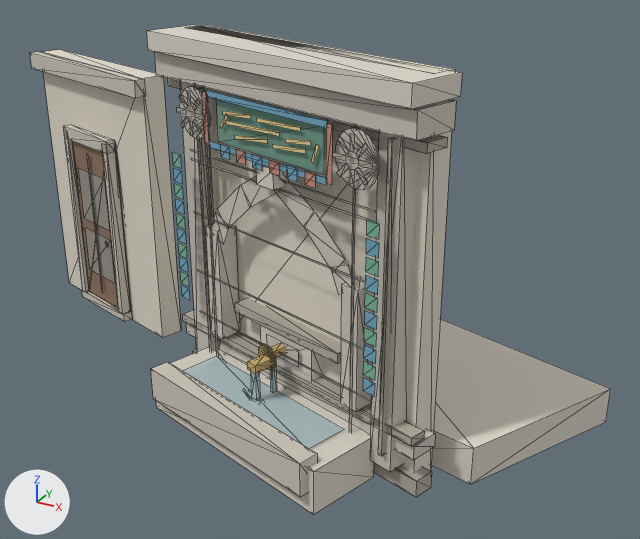
The glTF model output/gltf/W-39_2.glb, before and after one commit.
One viewpoint serves both versions: a 50 mm camera at (3.4, -7.57, 4.93) aimed at (-0.59, -0.31, 1.3). The lights are fixed; the arrows at lower left show +X, +Y and +Z. The older version comes first. Mesh edges are drawn as thin lines. Where no turn or scale is listed for an object, it has been applied to the vertices. Vertices at exactly the same position are counted once.

The first picture shows 'W-39/2'.
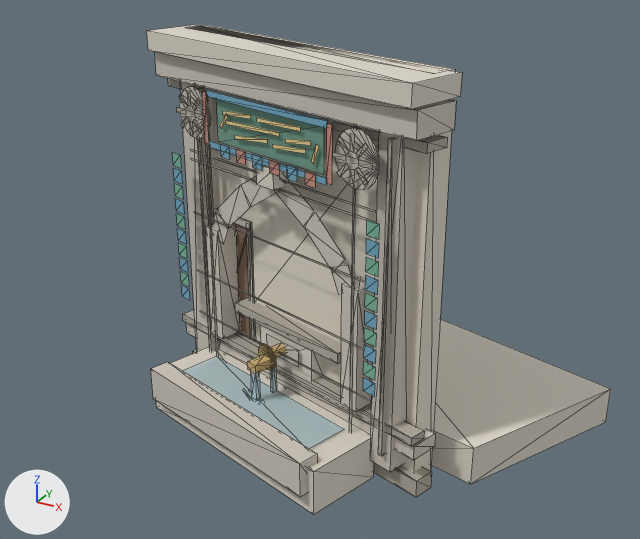
What differs and where, as boxes (x1, y1, x2, y2) in the pictures (640 x 539 px):
'W-39/2', reshaped (20% narrower)
    before: (30, 25, 611, 515)
    after: (147, 25, 611, 515)
part 1 of me_w_39_2, deleted
    before: (30, 49, 181, 338)
part 2 of me_w_39_2, added
    after: (215, 208, 256, 342)

Edits to the bpy script that builds the scene:
```text
Change me_w_39_2:
    used by ob_w_39_2; location = (0.0, 0.0, 0.0)
    verts and faces of me_w_39_2; kept vertices keep their numbers, new ones are numbered from 653
    remove me_w_39_2.from_pydata(...)  # 653 vertices, 625 faces; spans x -4.81..2.29, y -2.33..1.5, z 0.0..3.65
    add me_w_39_2.from_pydata(...)  # 601 vertices, 535 faces; spans x -2.07..2.29, y -2.33..1.5, z 0.0..3.65
    me_w_39_2 part 1: 12 loose pieces with 80 vertices, spanning x -4.81..-2.59, y -0.48..0.53, z 0.0..3.04, are deleted
    me_w_39_2 part 2
    add verts[653] = (-1.71, -0.71, 0.18)
    add verts[654] = (-1.65, -0.73, 0.18)
    add verts[655] = (-1.06, -0.91, 0.18)
    add verts[656] = (-1.01, -0.93, 0.18)
    add for new, old in zip([*range(657, 661)], [*range(653, 657)]): verts[new] = verts[old] + (0.0, 0.0, 1.74)
    add verts[661] = (-1.71, -0.7, 0.14)
    add verts[662] = (-1.71, -0.7, 1.94)
    add verts[663] = (-1.0, -0.91, 1.94)  # pixel (251, 221)
    add verts[664] = (-1.0, -0.91, 0.14)
    add verts[665] = (-1.71, -0.71, 1.86)
    add verts[666] = (-1.71, -0.71, 1.95)
    add verts[667] = (-1.01, -0.93, 1.95)  # pixel (249, 221)
    add verts[668] = (-1.01, -0.93, 1.86)  # pixel (250, 229)
    add verts[669] = (-1.72, -0.71, 0.08)
    add verts[670] = (-1.72, -0.71, 0.18)
    add verts[671] = (-0.99, -0.93, 0.18)
    add verts[672] = (-0.99, -0.93, 0.08)
    add verts[673] = (-1.65, -0.72, 0.18)
    add verts[674] = (-1.65, -0.72, 1.86)
    add verts[675] = (-1.06, -0.9, 1.86)  # pixel (247, 228)
    add verts[676] = (-1.06, -0.9, 0.18)
    add verts[677] = (-1.35, -0.83, 0.28)
    add verts[678] = (-1.37, -0.83, 0.28)
    add verts[679] = (-1.37, -0.83, 1.78)
    add verts[680] = (-1.35, -0.83, 1.78)
    add faces += [(661, 662, 663), (661, 663, 664)]  # mat_fountain_stone_dark (grey #b1aa9f)
    add faces += [(653, 657, 658), (653, 658, 654), (655, 659, 660), (655, 660, 656), (665, 666, 667), (665, 667, 668)]  # mat_plinth_stone (light grey #cfc8bd)
    add faces += [(669, 670, 671), (669, 671, 672)]  # mat_plinth_stone (light grey #cfc8bd)
    add faces += [(673, 674, 675), (673, 675, 676)]  # mat_door_panel (brown #8f7460)
    add faces += [(677, 678, 679), (677, 679, 680)]  # mat_fountain_side_door_shadow (grey #9a948b)
    other edits to the shape of me_w_39_2 do not show in these pictures
```
